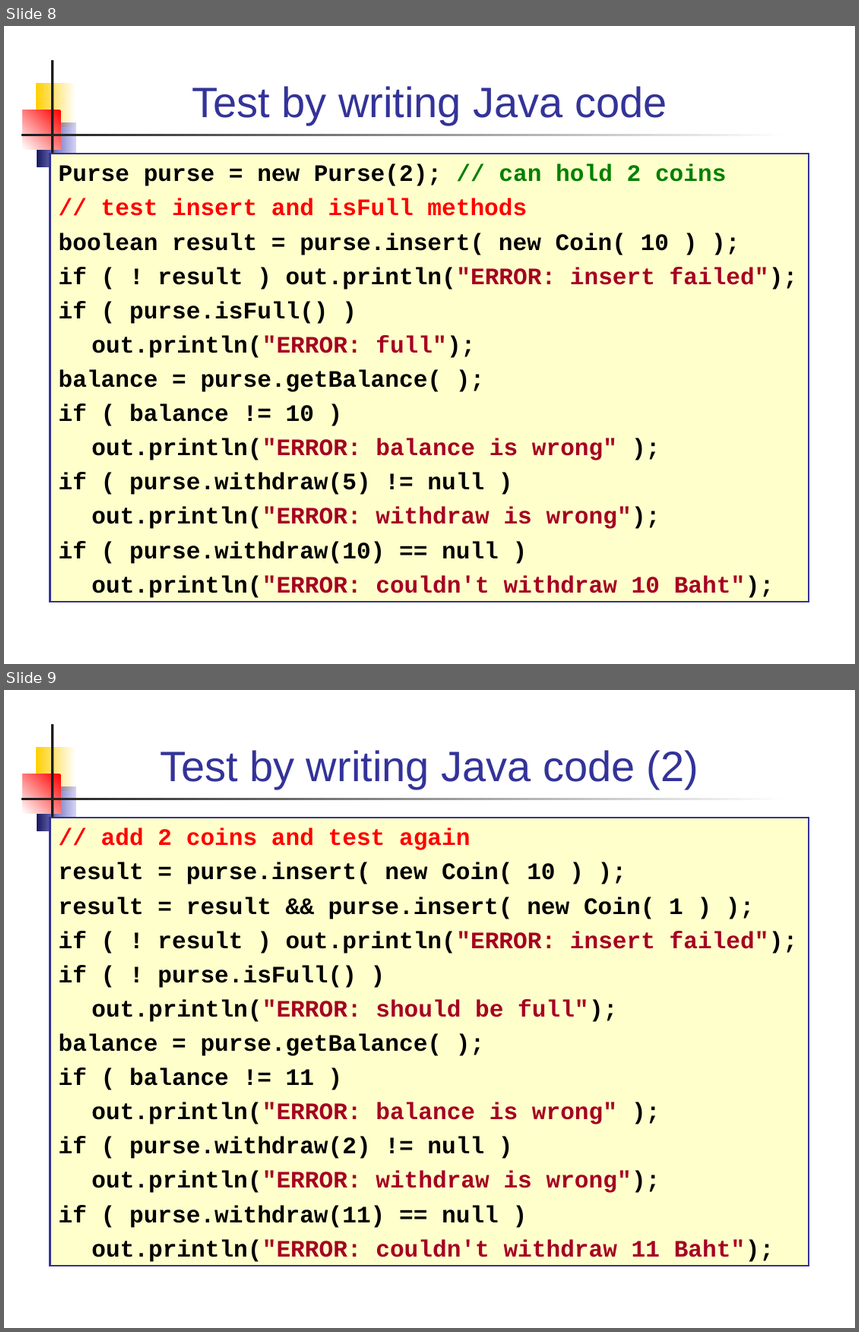
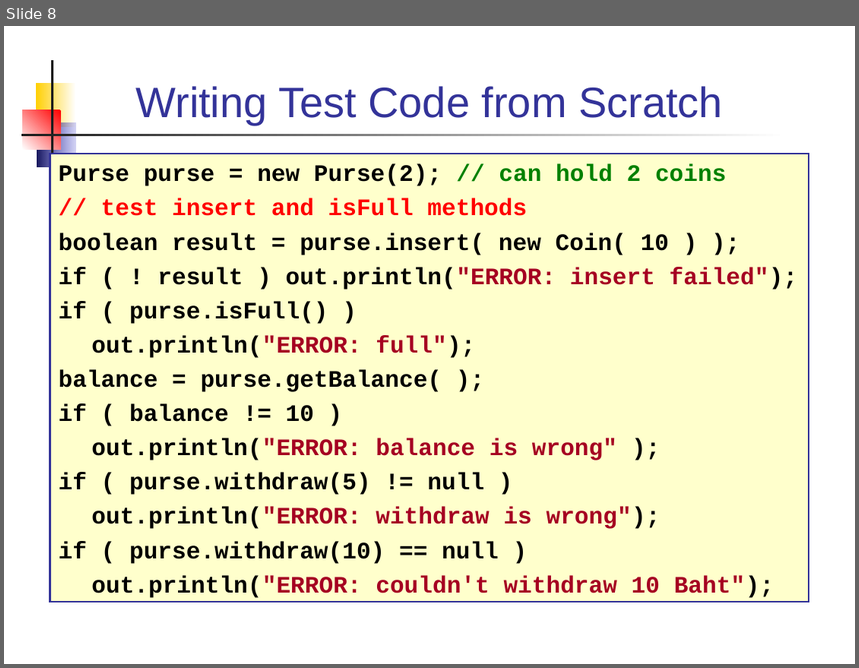
Before and after one commit to skeoop/skeoop.github.io, a slide deck: week10/UnitTesting.ppt. Shown one above the other, each under a label of ours: slides 8 and 9 before the commit, slide 8 after it. The pictures are 859x1332 and 859x668 pixels, drawn with LibreOffice and Linux fonts; fonts in the diff are those of the drawing. Boxes give left, top, right and bottom in pixels: in the first picture for what was removed or moved away, otherwise in the second. Text is boxed around its words. In the diff, an @@ line names an element or a change of style, - is before the commit and + after.

```diff
--- a/week10/UnitTesting.ppt
+++ b/week10/UnitTesting.ppt
@@ slide 9 removed at (x1=4, y1=690, x2=855, y2=1328), background #FFFFFF; not listed: 5 template elements that a slide beside it also shows @@
@@ title removed at (x1=160, y1=750, x2=699, y2=789) @@
-Test by writing Java code (2)
@@ rectangle removed at (x1=50, y1=818, x2=810, y2=1266) @@
-// add 2 coins and test again
-result = purse.insert( new Coin( 10 ) );
-result = result && purse.insert( new Coin( 1 ) );
-if ( ! result ) out.println("ERROR: insert failed");
-if ( ! purse.isFull() )
-out.println("ERROR: should be full");
-balance = purse.getBalance( );
-if ( balance != 11 )
-out.println("ERROR: balance is wrong" );
-if ( purse.withdraw(2) != null )
-out.println("ERROR: withdraw is wrong");
-if ( purse.withdraw(11) == null )
-out.println("ERROR: couldn't withdraw 11 Baht");
@@ slide 8 changed as well @@
@@ title at (x1=136, y1=86, x2=723, y2=125): text changed @@
-Test by writing Java code
+Writing Test Code from Scratch
```
Also in this commit, not shown: 13 other slides changed, 4 slides added, 4 other slides removed, 4 other files.
